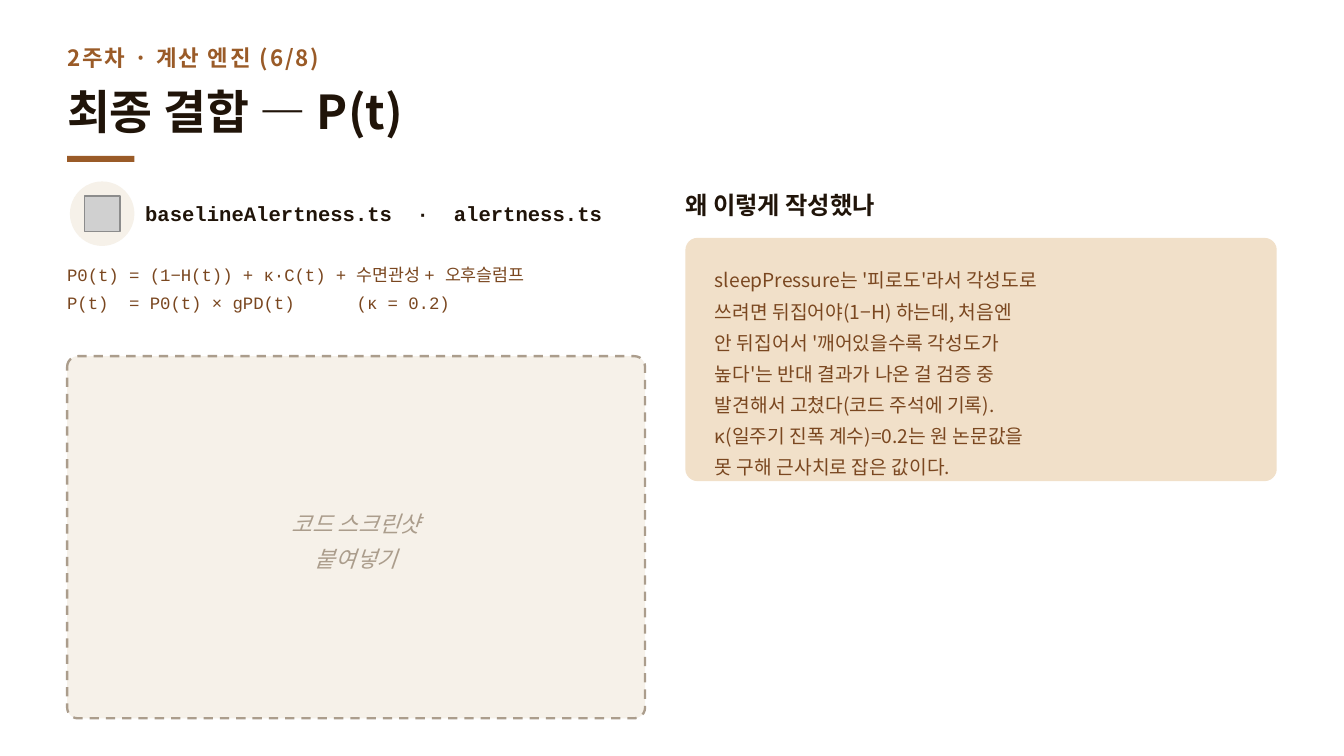
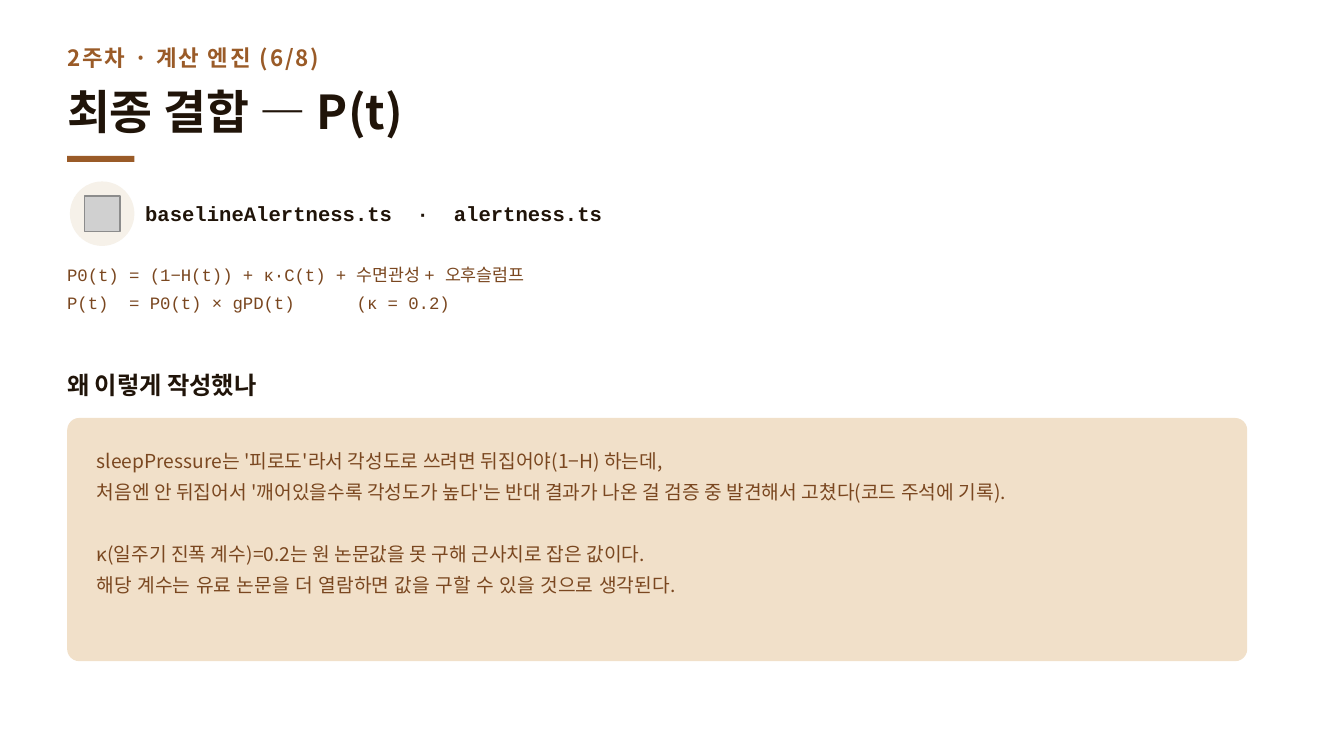
Before and after one commit to Mureung1/hub-showcase, a slide deck: slide 24 of exam-cram-scheduler/docs/presentation/2주차_진행공유.pptx (slide 13 before the commit). Drawn at 1344x756 pixels with LibreOffice and Linux fonts; fonts in the diff are those of the drawing; grey boxes stand for pictures. Boxes give left, top, right and bottom in pixels: in the first picture for what was removed or moved away, otherwise in the second. Text is boxed around its words. In the diff, an @@ line names an element or a change of style, - is before the commit and + after.

```diff
--- a/exam-cram-scheduler/docs/presentation/2주차_진행공유.pptx
+++ b/exam-cram-scheduler/docs/presentation/2주차_진행공유.pptx
@@ rounded rectangle removed at [67, 356, 645, 718] @@
@@ text "왜 이렇게 작성했나": place and size @@
-text "왜 이렇게 작성했나" at [685, 193, 874, 217]
+text "왜 이렇게 작성했나" at [67, 373, 256, 397]
@@ rounded rectangle: place and size @@
-rounded rectangle at [685, 238, 1277, 481]
+rounded rectangle at [67, 418, 1247, 661]
@@ text at [97, 452, 1005, 594]: text changed @@
-sleepPressure는 '피로도'라서 각성도로
-쓰려면 뒤집어야(1−H) 하는데, 처음엔
-안 뒤집어서 '깨어있을수록 각성도가
-높다'는 반대 결과가 나온 걸 검증 중
-발견해서 고쳤다(코드 주석에 기록).
-κ(일주기 진폭 계수)=0.2는 원 논문값을
-못 구해 근사치로 잡은 값이다.
+sleepPressure는 '피로도'라서 각성도로 쓰려면 뒤집어야(1−H) 하는데,
+처음엔 안 뒤집어서 '깨어있을수록 각성도가 높다'는 반대 결과가 나온 걸 검증 중 발견해서 고쳤다(코드 주석에 기록).
+κ(일주기 진폭 계수)=0.2는 원 논문값을 못 구해 근사치로 잡은 값이다.
+해당 계수는 유료 논문을 더 열람하면 값을 구할 수 있을 것으로 생각된다.
@@ text removed at [292, 513, 420, 569] @@
-코드 스크린샷
-붙여넣기
```
Also in this commit, not shown: 10 other slides changed, 18 slides added, 2 other files.
